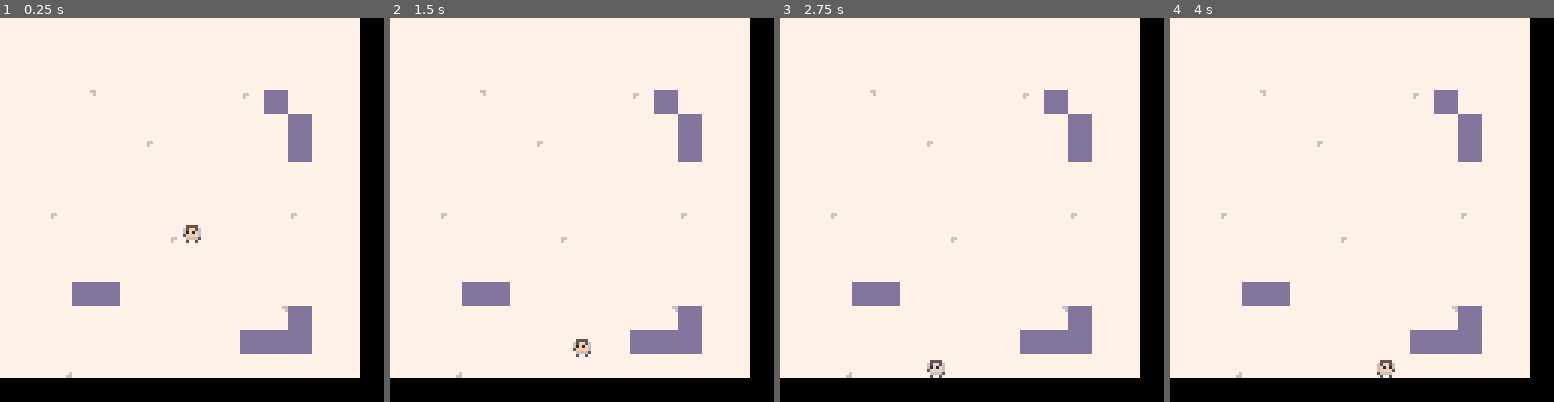
Above: before the commit, frames 1-4 (left to right).
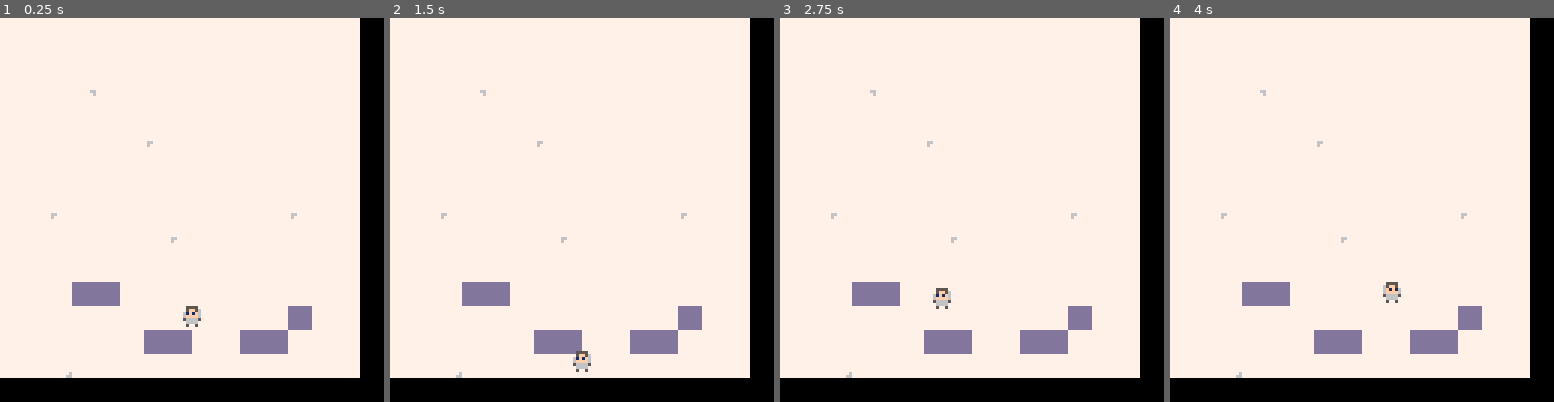
Above: after the commit, the same moments.

Repository: lolpakichu/snowy
Game: PICO-8 cartridge snowy.p8
Two runs of this game, one before a commit and one after it. Both use one fixed random seed, a clock stepped at 60 frames per second and the inputs below.
Inputs:
- Up to frame 1 (0.25 s): no input
- Up to frame 2 (1.5 s): tap X (X key) at 1.07 s
- Up to frame 3 (2.75 s): hold Left 1.97-2.37 s; tap X (X key) at 2.07, 2.4, 2.73 s; hold Down from 2.42 s (still down)
- Up to frame 4 (4 s): release Down at 2.82 s; hold Right 2.87-3.53 s; tap X (X key) at 3.07, 3.4, 3.73 s; hold Up from 3.58 s (still down)

The runs differ from the first frame. In frame 1, 2.8% of the frame differs, in the area x 37-82%, y 18-88%; in frame 2, 2.6%; in frame 3, 2.8%; in frame 4, 2.8%.

Commit message:
platforming

Diff:
--- a/snowy.p8
+++ b/snowy.p8
@@ -12,7 +12,7 @@
 	speed=1
 	d=4
 	m=false
-	player = {x=60,y=60,sp=1,w=8,h=8}
+	player = {x=60,y=60,sp=1,w=8,h=8,dy=0}
 		-- collide with map tiles?
 	player.cm=true
 	-- collide with world bounds?
@@ -26,15 +26,23 @@
 	if m then
  	walking()
  else
- 	player.sp=1
+ 	player.sp=2
  end
- if grounded() then
-        player.y = player.y
+if grounded() then
+    if (btnp(5)) then
+        player.dy=-6
     else
-        player.y += 0.98
+        player.dy = 0
+        -- fix position
+        -- or else he'll be sunk into floor
+        player.y = flr(flr(player.y)/8)*8
     end
-end
-
+else
+    -- gravity accel
+    player.dy += 0.98
+end
+player.y += player.dy
+end
 function cmap(o)
 	local ct=false
 	local cb=false
@@ -231,17 +239,17 @@
 0606060606060606060606060606060909090909090906060606060606060606060606060606060606060606060606060606060609090909090606060606060606060606060606060606060606060606060606060606060606060606060606060606060606060606060606060606060606060606060606060606060606060606
 0606060606060606060606060606060909060606090906060606060606060606060606060606060606060606060606060606060606060606060606060606060606060606060606060606060606060606060606060606060606060606060606060606060606060606060606060606060606060606060606060606060606060606
 0606060606060606060606060606060906060606060906060606060606060606060606060606060606060606060606060606060606060606060606060606060606060606060606060606060606060606060606060606060606060606060606060606060606060606060606060606060606060606060606060606060606060606
-0606060506060606060603070606060906060606060906060606060606060606060606060606060606060606060606060606060606060606060606060606060606060606060606060606060606060606060606060606060606060606060606060606060606060606060606060606060606060606060606060606060606060606
-0606060606060606060606060706060906060606060906060606060606060606060606060606060606060606060606060606060606060606060606060606060606060606060606060606060606060606060606060606060606060606060606060606060606060606060606060606060606060606060606060606060606060606
-0606060606060306060606060706060906060606060906060606060606060606060606060606060606060606060606060606060606060606060606060606060606060606060606060606060606060606060606060606060606060606060606060606060606060606060606060606060606060606060606060606060606060606
+0606060506060606060606060606060906060606060906060606060606060606060606060606060606060606060606060606060606060606060606060606060606060606060606060606060606060606060606060606060606060606060606060606060606060606060606060606060606060606060606060606060606060606
+0606060606060606060606060606060906060606060906060606060606060606060606060606060606060606060606060606060606060606060606060606060606060606060606060606060606060606060606060606060606060606060606060606060606060606060606060606060606060606060606060606060606060606
+0606060606060306060606060606060906060606060906060606060606060606060606060606060606060606060606060606060606060606060606060606060606060606060606060606060606060606060606060606060606060606060606060606060606060606060606060606060606060606060606060606060606060606
 0606060606060606060606060606060906060606060906060606060606060606060606060606060606060606060606060606060606060606060606060606060606060606060606060606060606060606060606060606060606060606060606060606060606060606060606060606060606060606060606060606060606060606
 0606060606060606060606060606060906040606060906060606060606060606060606060606030606060606060606060606060606060606060606060606060606060606060606060606060606060606060606060606060606060606060606060606060606060606060606060606060606060606060606060606060606060606
 0606030606060606060606060306060909060606060906060606060606040606060606060606060606060606060606060606060606060606060606060606060606060606060606060606060606060606060606060606060606060606060606060606060606060606060606060606060606060606060606060606060606060606
 0606060606060603060606060606060909060606060904060606060606060606060606060606060606060606060606060606060606060606060606060606060606060606060606060606060606060606060606060606060606060606060606060606060606060606060606060606060606060606060606060606060606060606
 0606060606060606060606060606060909060606060906060606060606060606060606060606060606060606060606060606060606060606060606060606060606060606060606060606060606060606060606060606060606060606060606060606060606060606060606060606060606060606060606060606060606060606
 0606060707060606060606060606060909060606060906060606060606060606060606060606060606060606060606060606060606060606060606060606060606060606060606060606060606060606060606060606060606060606060606060606060606060606060606060606060606060606060606060606060606060606
-0606060606060606060606050706060909060606060906060606060606060606060606060606060606060606060606060606060606060606060606060606060606060606060606060606060606060606060606060606060606060606060606060606060606060606060606060606060606060606060606060606060606060606
-0606060606060606060607070706060909060606060906060606060606060606060606060606060606060606060606060606060606060606060606060606060606060606060606060606060606060606060606060606060606060606060606060606060606060606060606060606060606060606060606060606060606060606
+0606060606060606060606060706060909060606060906060606060606060606060606060606060606060606060606060606060606060606060606060606060606060606060606060606060606060606060606060606060606060606060606060606060606060606060606060606060606060606060606060606060606060606
+0606060606060707060607070606060909060606060906060606060606060606060606060606060606060606060606060606060606060606060606060606060606060606060606060606060606060606060606060606060606060606060606060606060606060606060606060606060606060606060606060606060606060606
 0606040606060606060606060606060909060606060906060606060606060606060606060606060606060606060606060606060606060606060606060606060606060606060606060606060606060606060606060606060606060606060606060606060606060606060606060606060606060606060606060606060606060606
 0909090909090909090909090909090909090909090906060606030606060606060606060606060606060606060606060606060606060606060606060606060606060606060606060606060606060606060606060606060606060606060606060606060606060606060606060606060606060606060606060606060606060606
 0909090909090909090909090606060606060606090906060606060606060606060606060606060606060606060606060606060606060606060606060606060606060606060606060606060606060606060606060606060606060606060606060606060606060606060606060606060606060606060606060606060606060606
